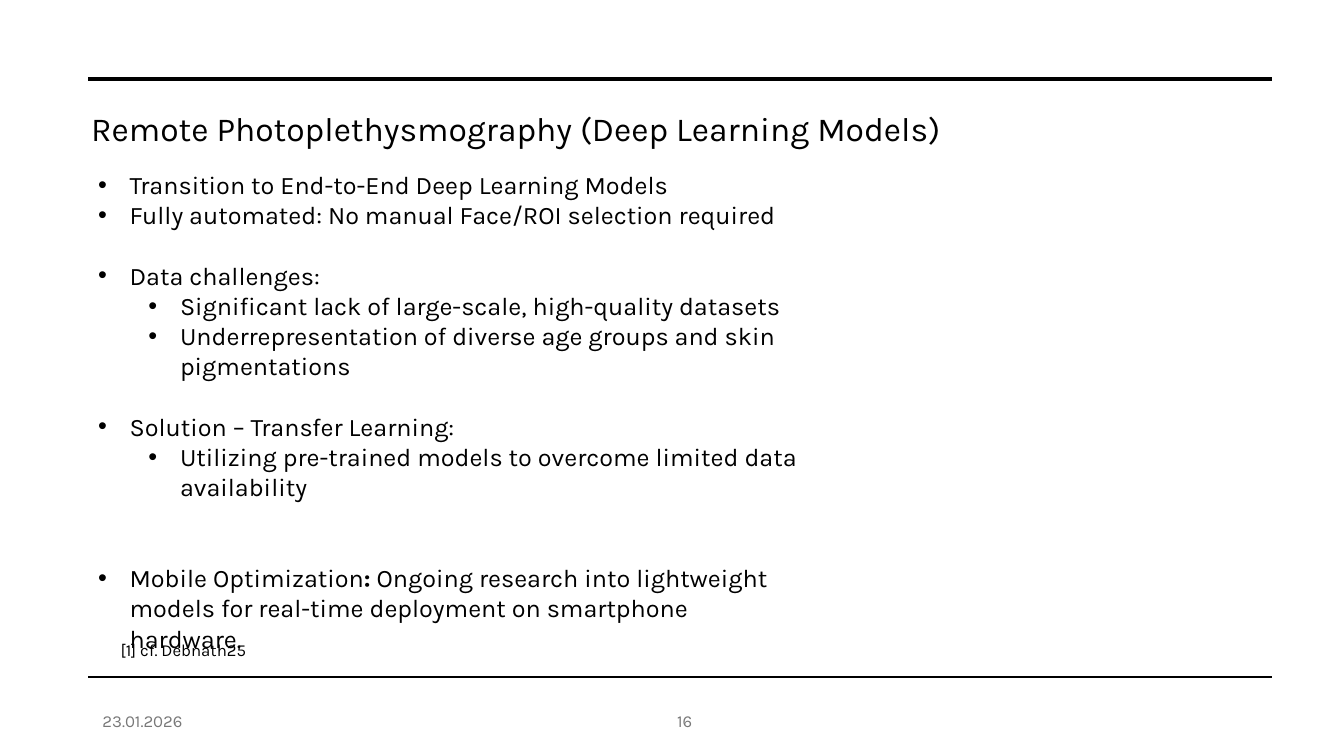
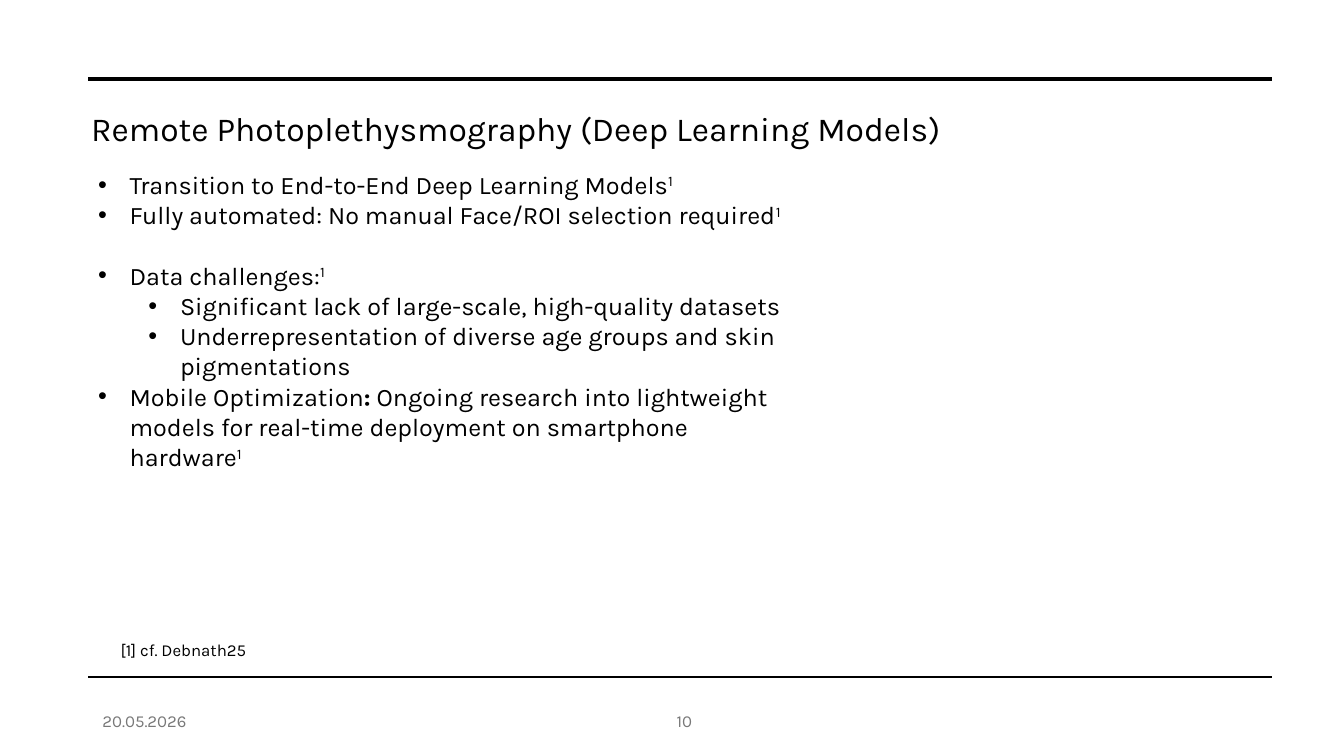
Before and after one commit to fabianprojects/fachseminar2, a slide deck: slide 10 of Vortrag Fachseminar.pptx (slide 16 before the commit). Drawn at 1344x756 pixels with LibreOffice and Linux fonts; fonts in the diff are those of the drawing. Boxes give left, top, right and bottom in pixels: in the first picture for what was removed or moved away, otherwise in the second. Text is boxed around its words. In the diff, an @@ line names an element or a change of style, - is before the commit and + after.

Commit message:
data

```diff
--- a/Vortrag Fachseminar.pptx
+++ b/Vortrag Fachseminar.pptx
@@ text at <box>130,176,673,291</box>: text changed @@
-• Transition to End-to-End Deep Learning Models
-• Fully automated: No manual Face/ROI selection required
-• Data challenges:
+• Transition to End-to-End Deep Learning Models1
+• Fully automated: No manual Face/ROI selection required1
+• Data challenges:1
@@ text at <box>130,388,767,442</box>: text changed @@
-• Solution – Transfer Learning:
-  • Utilizing pre-trained models to overcome limited data availability
-• Mobile Optimization: Ongoing research into lightweight models for real-time deployment on smartphone hardware.
+• Mobile Optimization: Ongoing research into lightweight models for real-time deployment on smartphone hardware1
@@ text at <box>102,716,186,727</box>: text changed @@
-23.01.2026
+20.05.2026
@@ page number at <box>677,716,692,727</box>: text changed @@
-16
+10
```
Also in this commit, not shown: 21 other slides changed, 8 slides removed, 44 other files.
